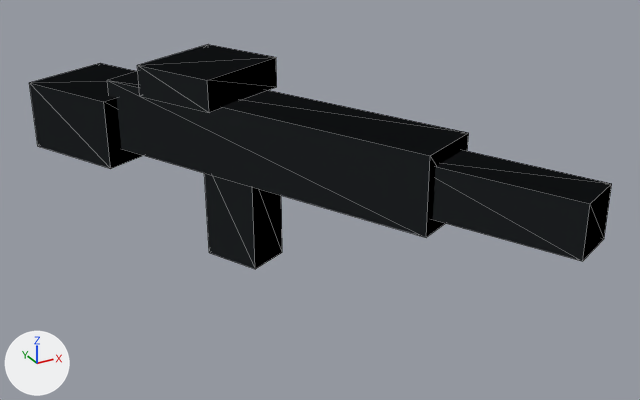
The glTF model public/models/toy-soldier-rifle.glb, before and after one commit.
The view is the same before and after, from a 50 mm camera at (-0.216, -1.6, 0.976) aimed at (0.45, -0.389, 0.37). Arrows for +X, +Y and +Z are at lower left; the lights stay in place. The picture after the commit comes second. Mesh edges are drawn as thin lines. Vertices at exactly the same position are counted once.
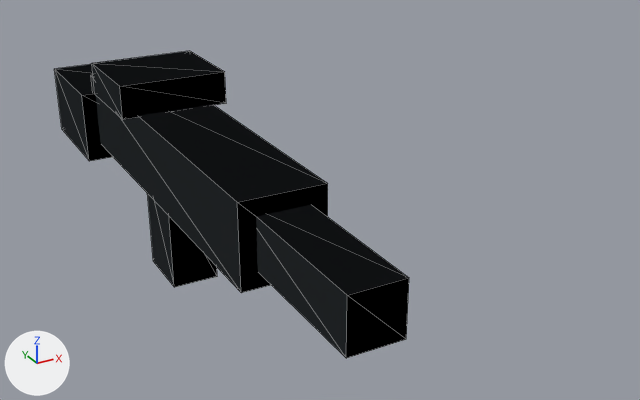
Where the change shows, as pixel boxes (x1, y1, x2, y2) in the pictures (640 x 400 px; the box of a moved part takes in the faces that stretch with it):
'Mesh_0', reshaped (39% narrower, 36% taller)
    before: (29, 44, 612, 269)
    after: (54, 51, 409, 358)
part 1 of me_mesh_0, moved or reshaped
    before: (137, 44, 277, 113)
    after: (92, 51, 226, 120)
part 2 of me_mesh_0, moved or reshaped
    before: (205, 174, 282, 269)
    after: (147, 194, 217, 287)
part 3 of me_mesh_0, moved or reshaped
    before: (29, 63, 143, 169)
    after: (54, 64, 112, 161)
part 4 of me_mesh_0, moved or reshaped
    before: (107, 71, 612, 261)
    after: (91, 75, 409, 358)

The change, as a diff of the scene's bpy script:
```diff
--- a/public/models/toy-soldier-rifle.glb.py
+++ b/public/models/toy-soldier-rifle.glb.py
@@ me_mesh_0 @@
 # used by ob_mesh_0; location = (0.0, 0.0, 0.0)
-me_mesh_0.from_pydata(...)  # 40 vertices, 60 faces; spans x 0.093..0.686, y -0.835..0.204, z 0.225..0.577
-me_mesh_0.vertices[0].co = (0.202, -0.033, 0.395)
-me_mesh_0.vertices[1].co = (0.311, 0.02, 0.395)
-me_mesh_0.vertices[2].co = (0.311, 0.02, 0.525)
-me_mesh_0.vertices[3].co = (0.202, -0.033, 0.525)  # pixel (107, 80)
-me_mesh_0.vertices[4].co = (0.602, -0.584, 0.395)
-me_mesh_0.vertices[5].co = (0.494, -0.636, 0.395)  # pixel (426, 237)
-me_mesh_0.vertices[6].co = (0.494, -0.636, 0.525)  # pixel (430, 155)
-me_mesh_0.vertices[7].co = (0.602, -0.584, 0.525)  # pixel (468, 132)
-me_mesh_0.vertices[8].co = (0.484, -0.574, 0.417)
-me_mesh_0.vertices[9].co = (0.56, -0.537, 0.417)
-me_mesh_0.vertices[10].co = (0.56, -0.537, 0.502)
-me_mesh_0.vertices[11].co = (0.484, -0.574, 0.502)
-me_mesh_0.vertices[12].co = (0.686, -0.798, 0.417)  # pixel (604, 238)
-me_mesh_0.vertices[13].co = (0.61, -0.835, 0.417)  # pixel (582, 261)
-me_mesh_0.vertices[14].co = (0.61, -0.835, 0.502)  # pixel (590, 203)
-me_mesh_0.vertices[15].co = (0.686, -0.798, 0.502)  # pixel (611, 183)
+me_mesh_0.from_pydata(...)  # 40 vertices, 60 faces; spans x 0.16..0.34, y -0.885..0.205, z 0.225..0.577
+# me_mesh_0 part 1: the loose piece of 8 vertices spanning x 0.225..0.457, y -0.293..-0.071, z 0.522..0.577 is turned -25.8 degrees about the z axis through its middle, then moved by (-0.091, 0.002, 0.0)
+# me_mesh_0 part 2: the loose piece of 8 vertices spanning x 0.312..0.432, y -0.312..-0.178, z 0.225..0.415 is turned -25.8 degrees about the z axis through its middle, then moved by (-0.122, -0.005, 0.0)
+# me_mesh_0 part 3: the loose piece of 8 vertices spanning x 0.093..0.346, y -0.064..0.204, z 0.365..0.495 is turned -25.8 degrees about the z axis through its middle, then moved by (0.03, 0.03, 0.0)
+# me_mesh_0 part 4
+me_mesh_0.vertices[0].co = (0.185, 0.015, 0.395)
+me_mesh_0.vertices[1].co = (0.315, 0.015, 0.395)
+me_mesh_0.vertices[2].co = (0.315, 0.015, 0.525)
+me_mesh_0.vertices[3].co = (0.185, 0.015, 0.525)  # pixel (90, 75)
+me_mesh_0.vertices[4].co = (0.315, -0.655, 0.395)
+me_mesh_0.vertices[5].co = (0.185, -0.655, 0.395)  # pixel (241, 292)
+me_mesh_0.vertices[6].co = (0.185, -0.655, 0.525)  # pixel (237, 202)
+me_mesh_0.vertices[7].co = (0.315, -0.655, 0.525)  # pixel (327, 183)
+me_mesh_0.vertices[8].co = (0.21, -0.595, 0.42)
+me_mesh_0.vertices[9].co = (0.29, -0.595, 0.42)
+me_mesh_0.vertices[10].co = (0.29, -0.595, 0.5)
+me_mesh_0.vertices[11].co = (0.21, -0.595, 0.5)
+me_mesh_0.vertices[12].co = (0.29, -0.885, 0.42)  # pixel (406, 339)
+me_mesh_0.vertices[13].co = (0.21, -0.885, 0.42)  # pixel (346, 358)
+me_mesh_0.vertices[14].co = (0.21, -0.885, 0.5)  # pixel (347, 295)
+me_mesh_0.vertices[15].co = (0.29, -0.885, 0.5)  # pixel (409, 277)
 me_mesh_0.materials.append(mat_rifle)
```
